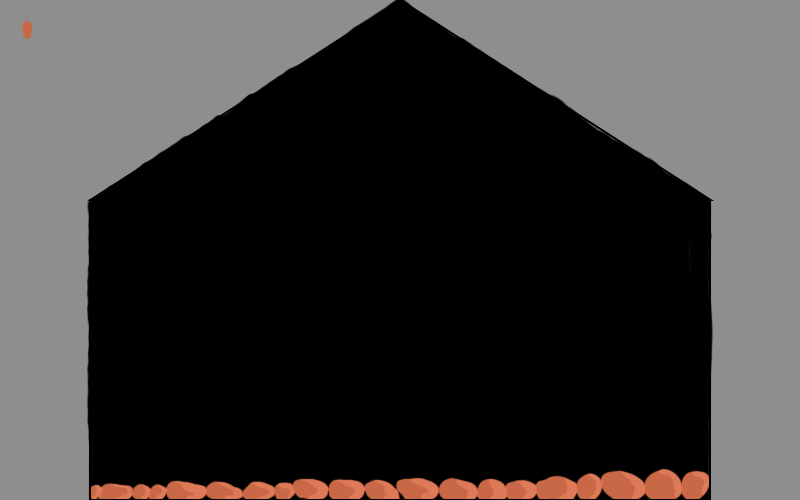
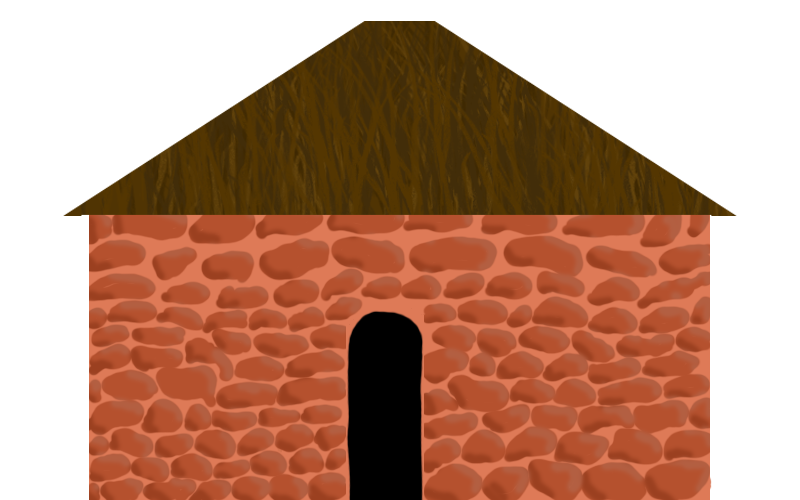
The second 800x500 image is a revision of the first. Changes to its layers:
hid "couleur" over left=22, top=21, right=33, bottom=39
hid "Triangle 1", painted on it over left=87, top=0, right=714, bottom=201
hid "Rectangle 1" over left=89, top=199, right=711, bottom=500
removed layer "Calque 3" over left=91, top=467, right=712, bottom=500
added group "Groupe 1" with 2 layers above "Calque 5" over left=63, top=21, right=737, bottom=216
added layer "Calque 9" in group "Groupe 1" over left=79, top=21, right=737, bottom=216
added layer "Calque 8" in group "Groupe 1" over left=63, top=21, right=737, bottom=216
added layer "Calque 5" (82%) above "Calque 6" over left=75, top=167, right=730, bottom=500
added layer "Calque 6" above "Calque 4" over left=69, top=202, right=715, bottom=500
added layer "Calque 4" above "Calque 7" over left=89, top=199, right=712, bottom=500
added layer "Calque 7" above "Calque 2" over left=346, top=310, right=424, bottom=500
painted on "Calque 2" over left=87, top=200, right=711, bottom=500
hid "Calque 1", opacity 100% → 43% over left=83, top=0, right=714, bottom=500
hid "Arrière-plan" over left=0, top=0, right=800, bottom=500
